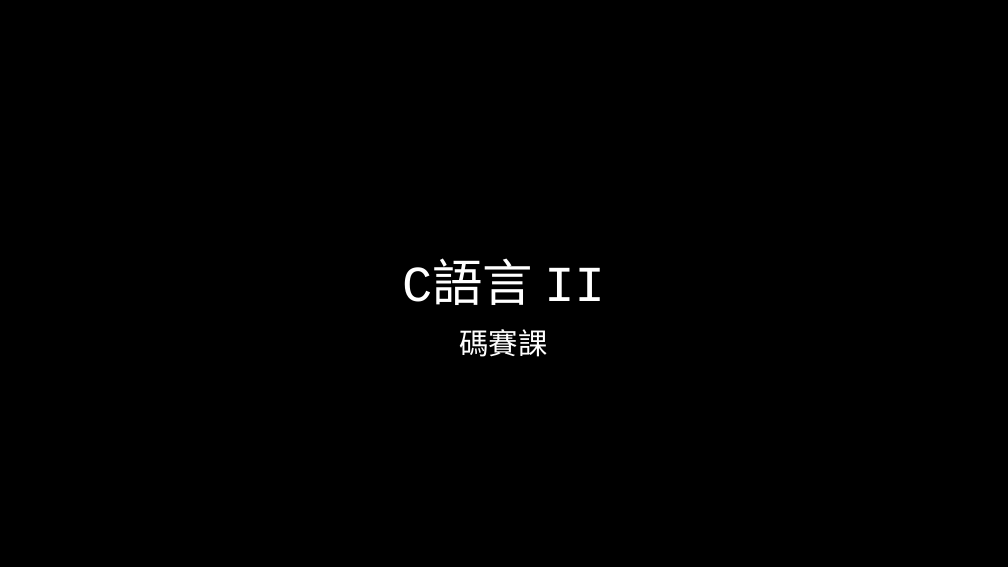
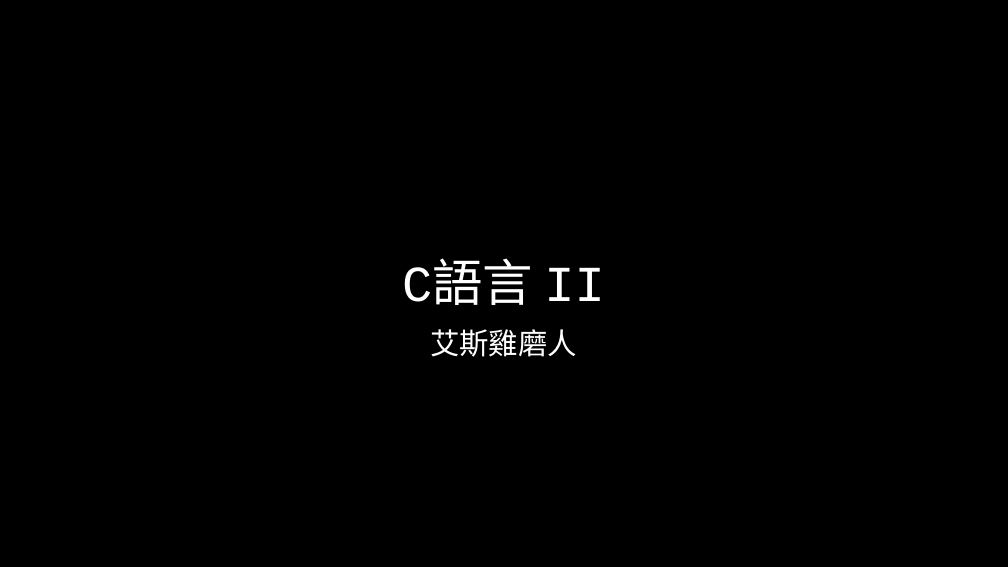
Before and after one commit to liuutin9/2023_summer_camp, a slide deck: slide 1 of 電機_C_Day_2.pptx. Drawn at 1008x567 pixels with LibreOffice and Linux fonts; fonts in the diff are those of the drawing; background and template pictures are left out. Boxes give left, top, right and bottom in pixels: in the first picture for what was removed or moved away, otherwise in the second. Text is boxed around its words. In the diff, an @@ line names an element or a change of style, - is before the commit and + after.

```diff
--- a/電機_C_Day_2.pptx
+++ b/電機_C_Day_2.pptx
@@ subtitle at <box>430,329,577,357</box>: text changed @@
-碼賽課
+艾斯雞磨人
```
Also in this commit, not shown: 3 other slides changed.
